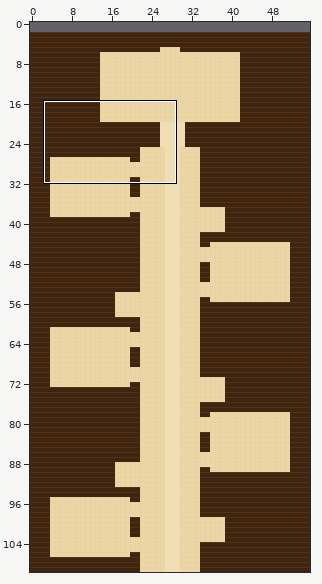
Tiled map (JSON) -- maps/rank17.tmj. Above: a wide view before the commit, with the close-up outlined.
Close-up. As it was:
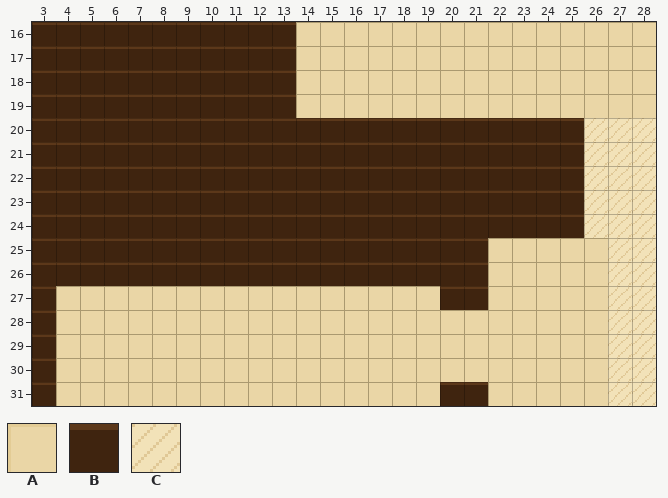
Cells are 16x16 px. Shown: x 3..28, y 16..31. The commit also changed other parts of the map, which this record leaves out. The old version is drawn lined up with the new one.
Key: from "draft": A 0, B 1, C 5.
_ is an empty cell.
Layer "ground" before, first column x 3:
16 BBBBBBBBBBBAAAAAAAAAAAAAAA
17 BBBBBBBBBBBAAAAAAAAAAAAAAA
18 BBBBBBBBBBBAAAAAAAAAAAAAAA
19 BBBBBBBBBBBAAAAAAAAAAAAAAA
20 BBBBBBBBBBBBBBBBBBBBBBBCCC
21 BBBBBBBBBBBBBBBBBBBBBBBCCC
22 BBBBBBBBBBBBBBBBBBBBBBBCCC
23 BBBBBBBBBBBBBBBBBBBBBBBCCC
24 BBBBBBBBBBBBBBBBBBBBBBBCCC
25 BBBBBBBBBBBBBBBBBBBAAAAACC
26 BBBBBBBBBBBBBBBBBBBAAAAACC
27 BAAAAAAAAAAAAAAAABBAAAAACC
28 BAAAAAAAAAAAAAAAAAAAAAAACC
29 BAAAAAAAAAAAAAAAAAAAAAAACC
30 BAAAAAAAAAAAAAAAAAAAAAAACC
31 BAAAAAAAAAAAAAAAABBAAAAACC
The same view after the edit:
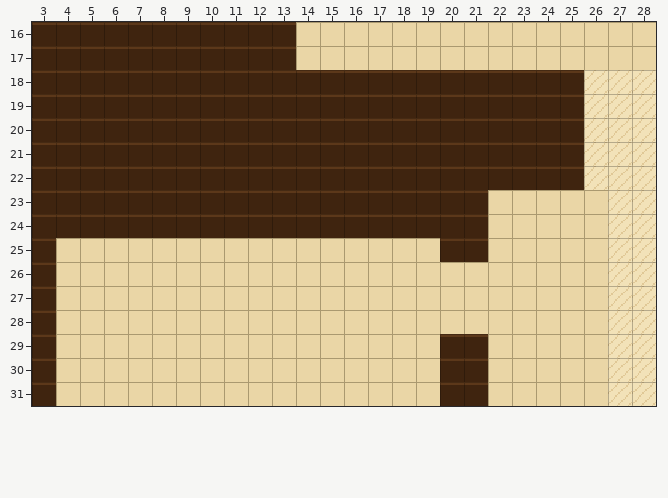
Change:
{"change": "map size 56x142 -> 56x144 cells (old content now starts at 0,2; both pictures use the new coordinates)"}
{"where": "layer \"ground\""}
{"y":18,"x":14,"old":"AAAAAAAAAAAAAAA","new":"BBBBBBBBBBBBCCC"}
{"y":19,"x":14,"old":"AAAAAAAAAAAAAAA","new":"BBBBBBBBBBBBCCC"}
{"y":23,"x":22,"old":"BBBBC","new":"AAAAA"}
{"y":24,"x":22,"old":"BBBBC","new":"AAAAA"}
{"y":25,"x":4,"old":"BBBBBBBBBBBBBBBB","new":"AAAAAAAAAAAAAAAA"}
{"y":26,"x":4,"old":"BBBBBBBBBBBBBBBBBB","new":"AAAAAAAAAAAAAAAAAA"}
{"y":27,"x":20,"old":"BB","new":"AA"}
{"y":29,"x":20,"old":"AA","new":"BB"}
{"y":30,"x":20,"old":"AA","new":"BB"}
{"label":"changed","picture_box":[296,70,656,118]}
{"label":"changed","picture_box":[488,190,608,238]}
{"label":"changed","picture_box":[56,238,488,310]}
{"label":"changed","picture_box":[440,334,488,382]}
